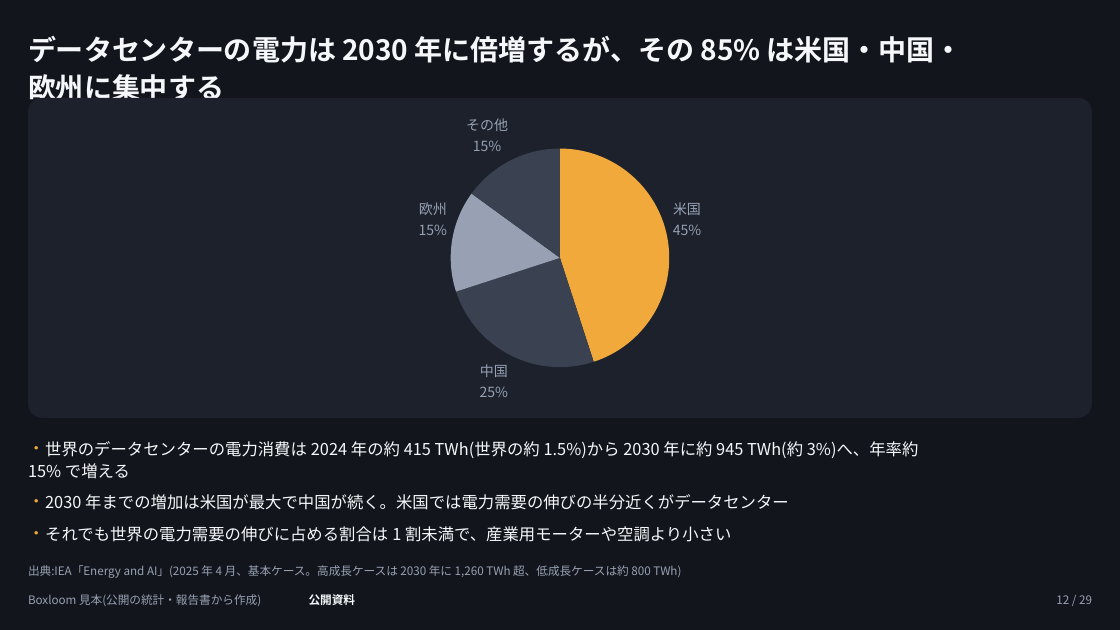
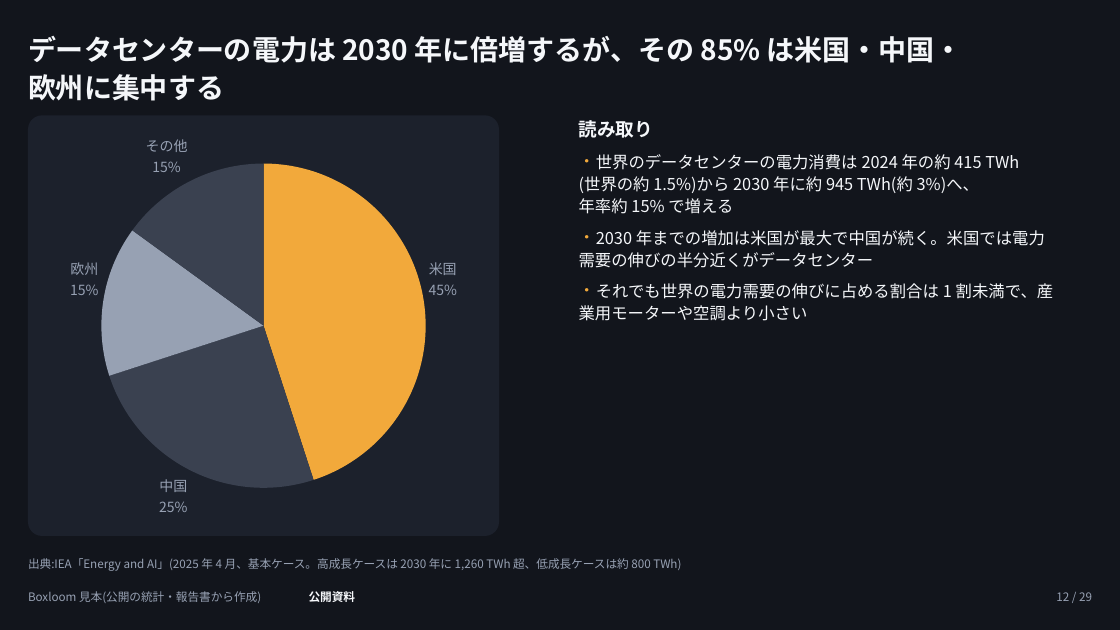
Before and after one commit to tjst-t/boxloom, a slide deck: slide 12 of boxloom/out/ai_society_dark.pptx. Drawn at 1120x630 pixels with LibreOffice and Linux fonts; fonts in the diff are those of the drawing. Boxes give left, top, right and bottom in pixels: in the first picture for what was removed or moved away, otherwise in the second. Text is boxed around its words. In the diff, an @@ line names an element or a change of style, - is before the commit and + after.

```diff
--- a/boxloom/out/ai_society_dark.pptx
+++ b/boxloom/out/ai_society_dark.pptx
@@ pie chart: place and size @@
-pie chart at [28, 98, 1092, 418]
+pie chart at [28, 115, 499, 536]
@@ rounded rectangle: place and size @@
-rounded rectangle at [28, 98, 1092, 418]
+rounded rectangle at [28, 115, 499, 536]
@@ rounded rectangle at [28, 115, 499, 536]: proportions changed @@
@@ text added at [579, 120, 653, 138], 16 pt, text #F5F7FA, bold @@
+読み取り
@@ text at [579, 154, 1019, 214]: text changed @@
-・ 世界のデータセンターの電力消費は 2024 年の約 415 TWh(世界の約 1.5%)から 2030 年に約 945 TWh(約 3%)へ、年率約
-15% で増える
+・ 世界のデータセンターの電力消費は 2024 年の約 415 TWh
+(世界の約 1.5%)から 2030 年に約 945 TWh(約 3%)へ、
+年率約 15% で増える
@@ text at [579, 230, 1045, 268]: text changed @@
-・ 2030 年までの増加は米国が最大で中国が続く。米国では電力需要の伸びの半分近くがデータセンター
+・ 2030 年までの増加は米国が最大で中国が続く。米国では電力
+需要の伸びの半分近くがデータセンター
@@ text at [579, 283, 1053, 321]: text changed @@
-・ それでも世界の電力需要の伸びに占める割合は 1 割未満で、産業用モーターや空調より小さい
+・ それでも世界の電力需要の伸びに占める割合は 1 割未満で、産
+業用モーターや空調より小さい
@@ text "出典:IEA「Energy and AI」(2025 年 4 ...": place and size @@
-text "出典:IEA「Energy and AI」(2025 年 4 ..." at [28, 565, 681, 578]
+text "出典:IEA「Energy and AI」(2025 年 4 ..." at [28, 558, 681, 571]
```
Also in this commit, not shown: 21 other files.
